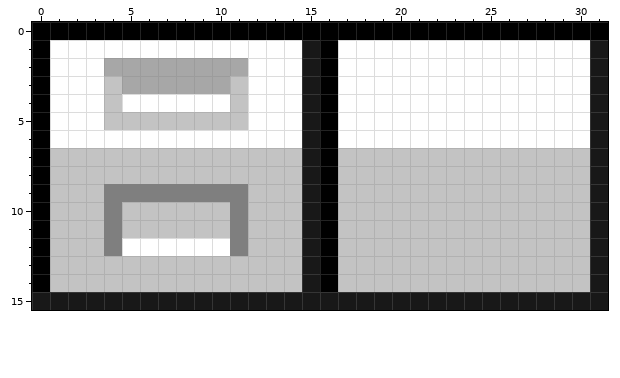
Two versions of one pixel-art sprite, Pong/resources/blocks.png. Above, as it was before the edit.
The file is 32x16 pixels.
Now the later version:
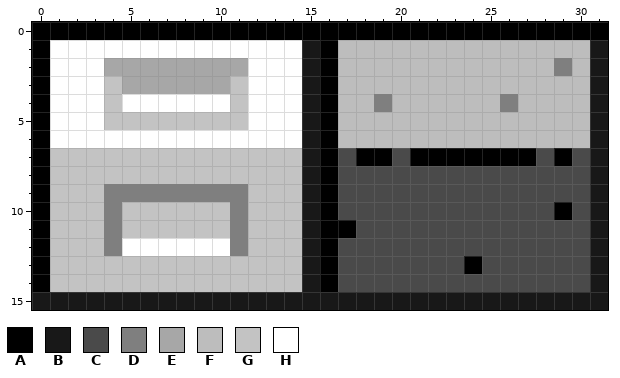
Palette (. is transparent): A #000000  B #181818  C #4a4a4a  D #7f7f7f  E #a7a7a7  F #bdbdbd  G #c3c3c3  H #ffffff
Change:
y 1: x 17..30 HHHHHHHHHHHHHH -> FFFFFFFFFFFFFF
y 2: x 17..30 HHHHHHHHHHHHHH -> FFFFFFFFFFFFDF
y 3: x 17..30 HHHHHHHHHHHHHH -> FFFFFFFFFFFFFF
y 4: x 17..30 HHHHHHHHHHHHHH -> FFDFFFFFFDFFFF
y 5..6: x 17..30 HHHHHHHHHHHHHH -> FFFFFFFFFFFFFF
y 7: x 17..30 GGGGGGGGGGGGGG -> CAACAAAAAAACAC
y 8..9: x 17..30 GGGGGGGGGGGGGG -> CCCCCCCCCCCCCC
y 10: x 17..30 GGGGGGGGGGGGGG -> CCCCCCCCCCCCAC
y 11: x 17..30 GGGGGGGGGGGGGG -> ACCCCCCCCCCCCC
y 12: x 17..30 GGGGGGGGGGGGGG -> CCCCCCCCCCCCCC
y 13: x 17..30 GGGGGGGGGGGGGG -> CCCCCCCACCCCCC
y 14: x 17..30 GGGGGGGGGGGGGG -> CCCCCCCCCCCCCC
Changed places in both pictures, as pixel boxes (x1, y1, x2, y2):
changed: (338, 40, 590, 292)
